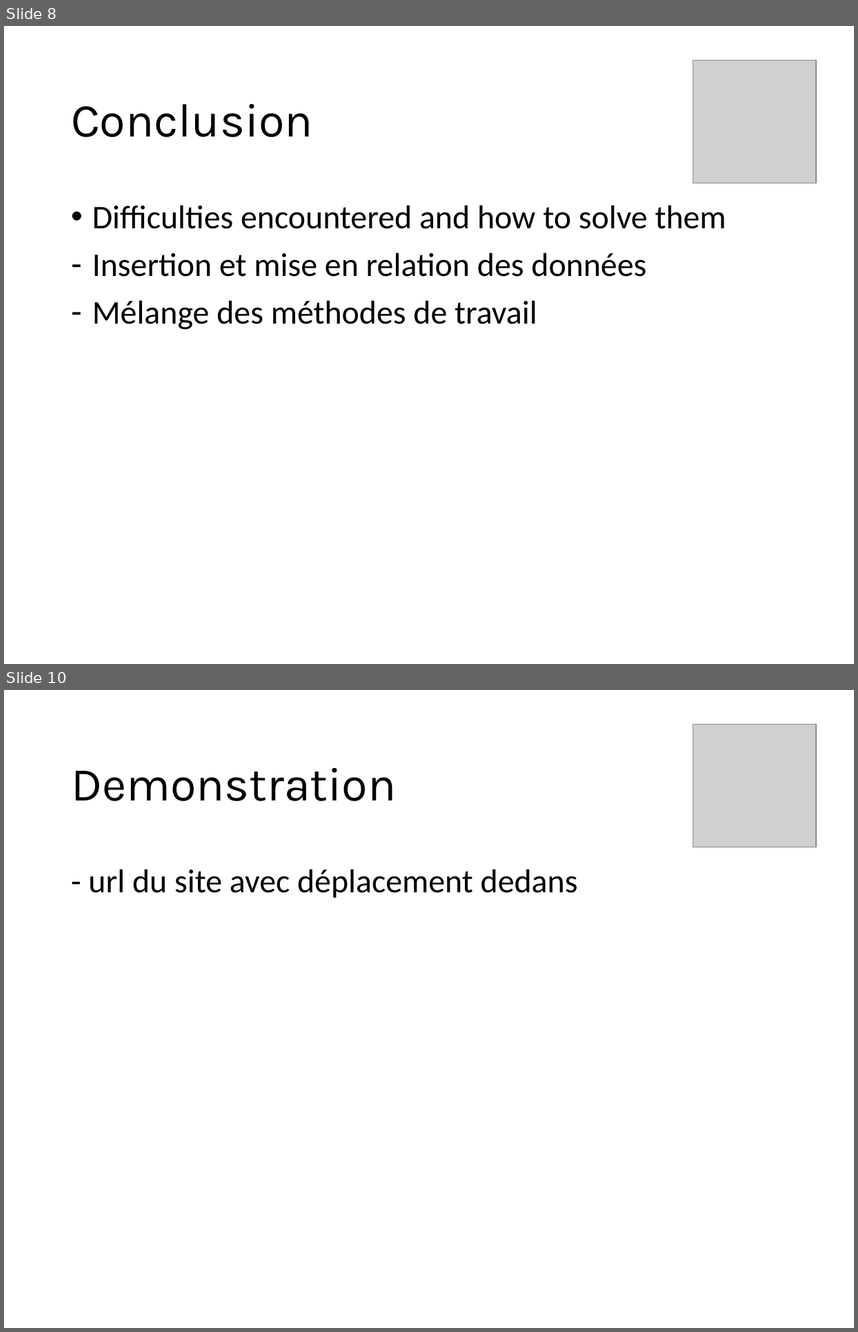
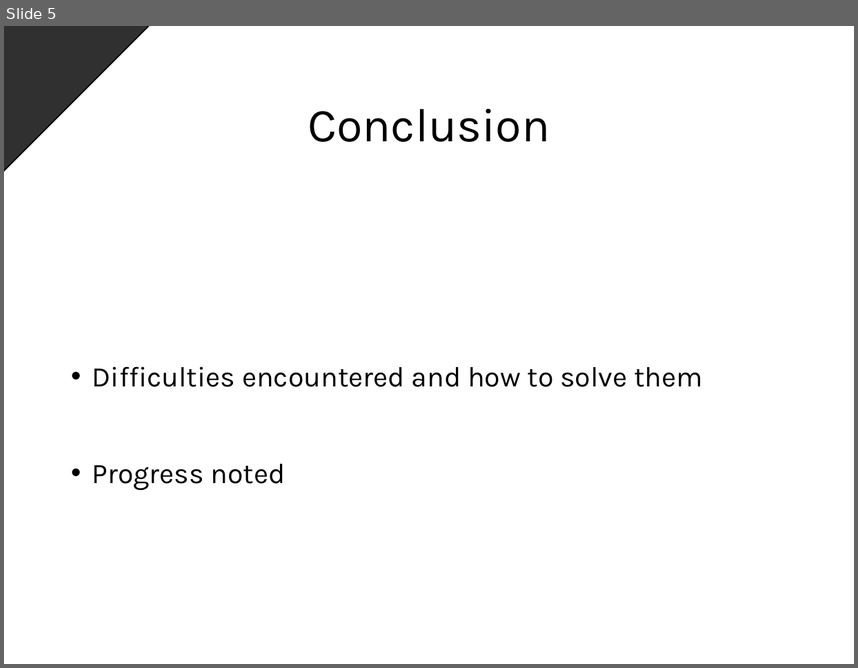
Before and after one commit to karabenemsi/germanfrenchfood, a slide deck: project.pptx. Shown one above the other, each under a label of ours: slides 8 and 10 before the commit, slide 5 after it; the slides between them are not shown. The pictures are 858x1332 and 858x668 pixels, drawn with LibreOffice and Linux fonts; fonts in the diff are those of the drawing; grey boxes stand for pictures; background and template pictures are left out. Boxes give left, top, right and bottom in pixels: in the first picture for what was removed or moved away, otherwise in the second. Text is boxed around its words. In the diff, an @@ line names an element or a change of style, - is before the commit and + after.

```diff
--- a/project.pptx
+++ b/project.pptx
@@ slide 10 removed at <box>4,690,854,1328</box>, background #FFFFFF @@
@@ picture removed at <box>693,724,816,847</box> @@
@@ title removed at <box>71,768,397,801</box> @@
-Demonstration
@@ text removed at <box>88,869,578,898</box> @@
-- url du site avec déplacement dedans
@@ what was slide 8 is now slide 5 @@
@@ slide 5 changed as well @@
@@ rectangle added at <box>4,26,205,219</box>, fill #000000 at 81% opacity, outline #000000 1 pt @@
@@ title "Conclusion": place and size @@
-title "Conclusion" at <box>71,104,313,137</box>
+title "Conclusion" at <box>308,109,550,142</box>
@@ title "Conclusion" at <box>308,109,550,142</box>: alignment left to centre @@
@@ picture removed at <box>693,60,816,183</box> @@
@@ text "Difficulties encountered and how to ..." at <box>92,366,703,490</box>: vertical alignment top to middle @@
@@ text at <box>92,366,703,387</box>: size 28 to 24 pt, font Calibri to Karla in "Difficulties encountered and how to solve them"; line spacing 0.9 to 2.5 @@
@@ text at <box>92,463,286,490</box>: text changed; size 28 to 24 pt; font Calibri to Karla @@
-– Insertion et mise en relation des données
-– Mélange des méthodes de travail
+• Progress noted
```
Also in this commit, not shown: 2 other slides changed, 4 slides added, 7 other slides removed, 1 other file.
